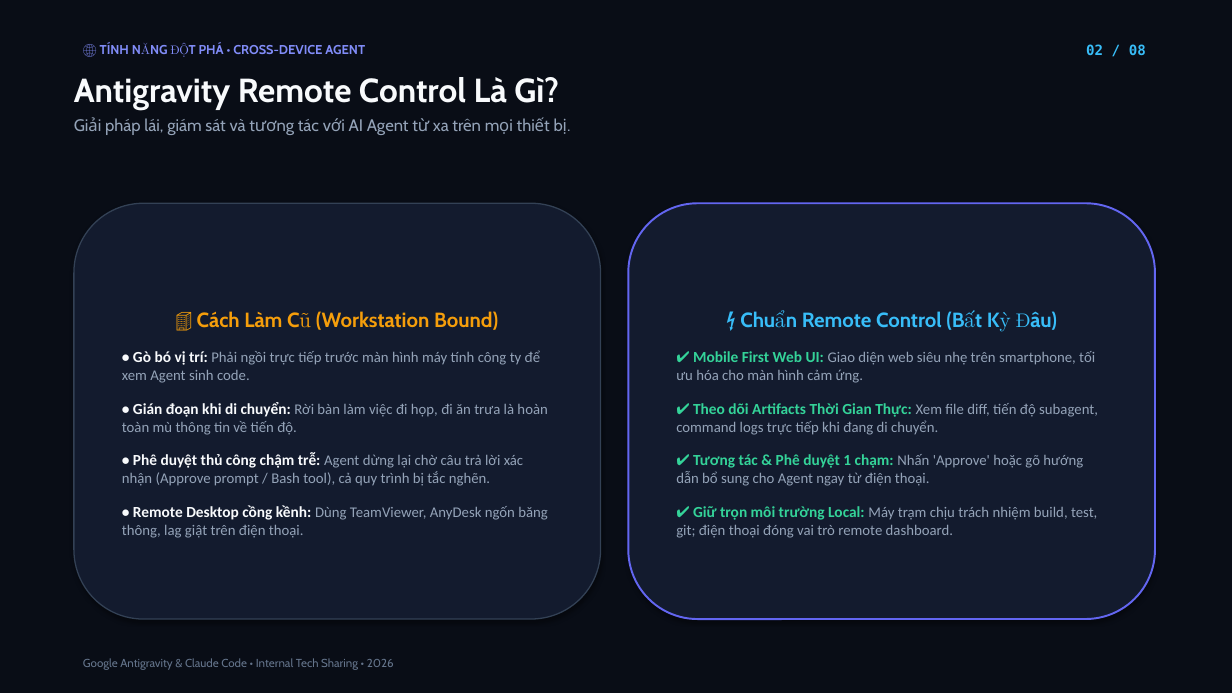
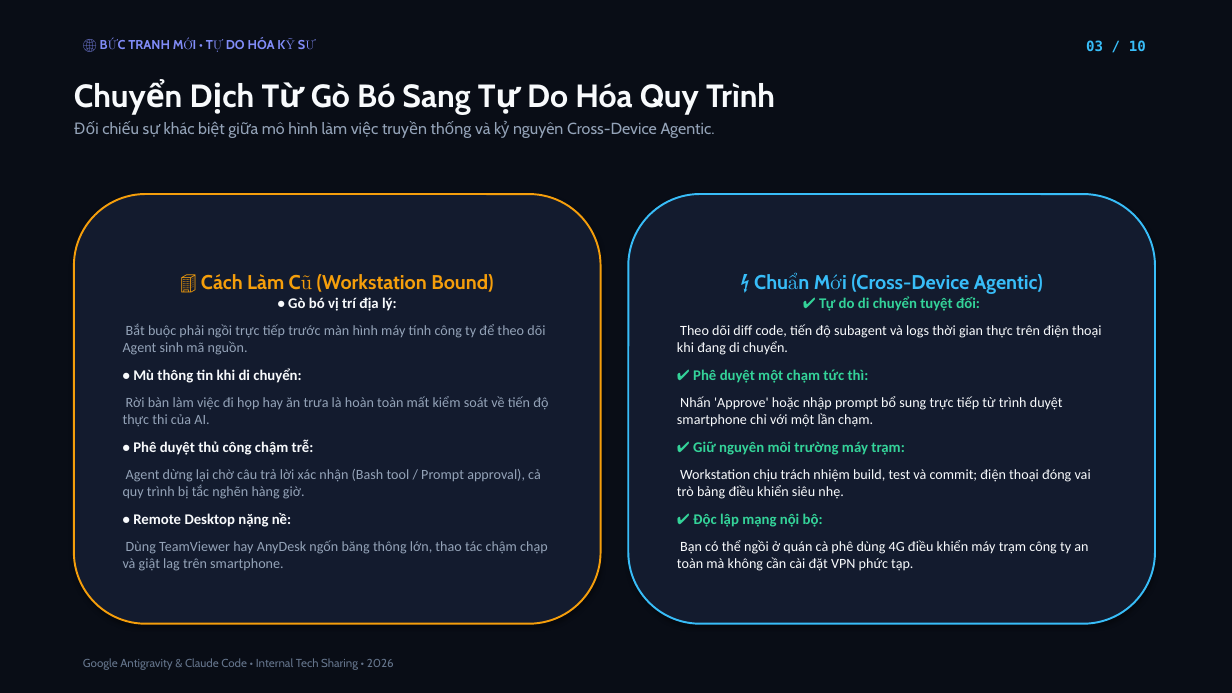
Before and after one commit to tranquyetai1712/training-ai, a slide deck: slide 3 of bai-2.5-tao-slide/Antigravity_RemoteControl_ClaudeCode_Slides.pptx (slide 2 before the commit). Drawn at 1232x693 pixels with LibreOffice and Linux fonts; fonts in the diff are those of the drawing. Boxes give left, top, right and bottom in pixels: in the first picture for what was removed or moved away, otherwise in the second. Text is boxed around its words. In the diff, an @@ line names an element or a change of style, - is before the commit and + after.

```diff
--- a/bai-2.5-tao-slide/Antigravity_RemoteControl_ClaudeCode_Slides.pptx
+++ b/bai-2.5-tao-slide/Antigravity_RemoteControl_ClaudeCode_Slides.pptx
@@ text at (128,38,275,49): text changed @@
-🌐 TÍNH NĂNG ĐỘT PHÁ • CROSS-DEVICE AGENT
+🌐 BỨC TRANH MỚI • TỰ DO HÓA KỸ SƯ
@@ text at (1086,40,1146,51): text changed @@
-02 / 08
+03 / 10
@@ text at (164,83,775,138): text changed; size 13 to 12.5 pt @@
-Antigravity Remote Control Là Gì?
-Giải pháp lái, giám sát và tương tác với AI Agent từ xa trên mọi thiết bị.
+Chuyển Dịch Từ Gò Bó Sang Tự Do Hóa Quy Trình
+Đối chiếu sự khác biệt giữa mô hình làm việc truyền thống và kỷ nguyên Cross-Device Agentic.
@@ rounded rectangle "🏢 Cách Làm Cũ (Workstation ...": place and size @@
-rounded rectangle "🏢 Cách Làm Cũ (Workstation ..." at (74,203,601,619)
+rounded rectangle "🏢 Cách Làm Cũ (Workstation ..." at (74,194,601,624)
@@ rounded rectangle "🏢 Cách Làm Cũ (Workstation ..." at (74,194,601,624): outline #334155 1 pt to #F59E0B 1.5 pt @@
@@ rounded rectangle "⚡ Chuẩn Mới (Cross-Device Agentic)": place and size @@
-rounded rectangle "⚡ Chuẩn Mới (Cross-Device Agentic)" at (628,203,1155,619)
+rounded rectangle "⚡ Chuẩn Mới (Cross-Device Agentic)" at (628,194,1155,624)
@@ rounded rectangle "⚡ Chuẩn Mới (Cross-Device Agentic)" at (628,194,1155,624): outline #6366F1 1.5 pt to #38BDF8 1.5 pt @@
@@ text in rounded rectangle at (201,274,493,292): size 16 to 15.5 pt in "🏢 Cách Làm Cũ (Workstation Bound)" @@
@@ text in rounded rectangle at (677,274,1102,571): text changed; size 11.5 to 11 pt; text colour #94A3B8 to #F8FAFC @@
-⚡ Chuẩn Remote Control (Bất Kỳ Đâu)
-✔ Mobile First Web UI: Giao diện web siêu nhẹ trên smartphone, tối ưu hóa cho màn hình cảm ứng.
-✔ Theo dõi Artifacts Thời Gian Thực: Xem file diff, tiến độ subagent, command logs trực tiếp khi đang di chuyển.
-✔ Tương tác & Phê duyệt 1 chạm: Nhấn 'Approve' hoặc gõ hướng dẫn bổ sung cho Agent ngay từ điện thoại.
-✔ Giữ trọn môi trường Local: Máy trạm chịu trách nhiệm build, test, git; điện thoại đóng vai trò remote dashboard.
+⚡ Chuẩn Mới (Cross-Device Agentic)
+✔ Tự do di chuyển tuyệt đối:
+Theo dõi diff code, tiến độ subagent và logs thời gian thực trên điện thoại khi đang di chuyển.
+✔ Phê duyệt một chạm tức thì:
+Nhấn 'Approve' hoặc nhập prompt bổ sung trực tiếp từ trình duyệt smartphone chỉ với một lần chạm.
+✔ Giữ nguyên môi trường máy trạm:
+Workstation chịu trách nhiệm build, test và commit; điện thoại đóng vai trò bảng điều khiển siêu nhẹ.
+✔ Độc lập mạng nội bộ:
+Bạn có thể ngồi ở quán cà phê dùng 4G điều khiển máy trạm công ty an toàn mà không cần cài đặt VPN phức tạp.
@@ text in rounded rectangle at (123,324,548,571): text changed; size 11.5 to 11 pt @@
-• Gò bó vị trí: Phải ngồi trực tiếp trước màn hình máy tính công ty để xem Agent sinh code.
-• Gián đoạn khi di chuyển: Rời bàn làm việc đi họp, đi ăn trưa là hoàn toàn mù thông tin về tiến độ.
-• Phê duyệt thủ công chậm trễ: Agent dừng lại chờ câu trả lời xác nhận (Approve prompt / Bash tool), cả quy trình bị tắc nghẽn.
-• Remote Desktop cồng kềnh: Dùng TeamViewer, AnyDesk ngốn băng thông, lag giật trên điện thoại.
+• Gò bó vị trí địa lý:
+Bắt buộc phải ngồi trực tiếp trước màn hình máy tính công ty để theo dõi Agent sinh mã nguồn.
+• Mù thông tin khi di chuyển:
+Rời bàn làm việc đi họp hay ăn trưa là hoàn toàn mất kiểm soát về tiến độ thực thi của AI.
+• Phê duyệt thủ công chậm trễ:
+Agent dừng lại chờ câu trả lời xác nhận (Bash tool / Prompt approval), cả quy trình bị tắc nghẽn hàng giờ.
+• Remote Desktop nặng nề:
+Dùng TeamViewer hay AnyDesk ngốn băng thông lớn, thao tác chậm chạp và giật lag trên smartphone.
```
Also in this commit, not shown: 7 other slides changed, 2 slides added, 45 other files.
